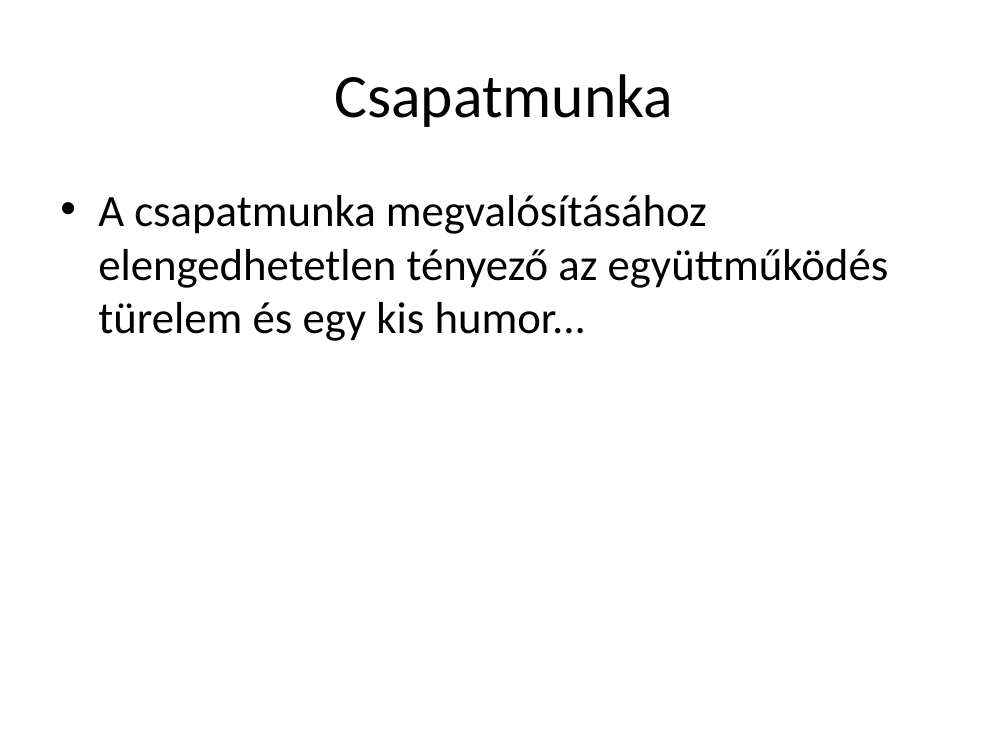
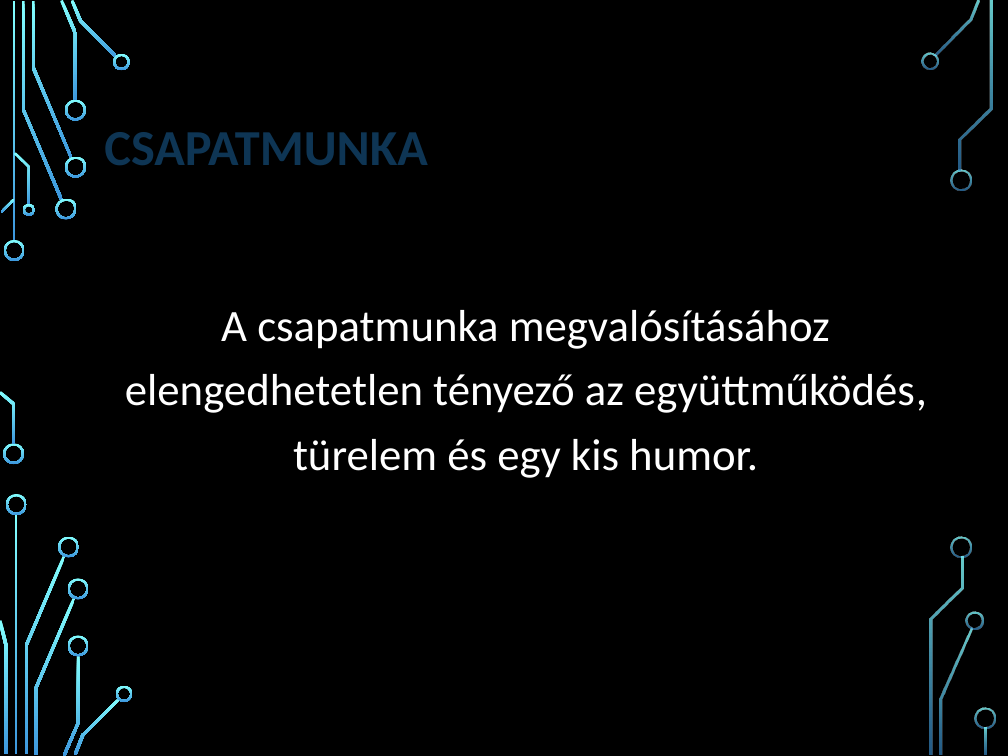
Before and after one commit to LocskaG/Uzemelteto_vizsgaremek_2024, a slide deck: slide 17 of BEMUTATÓ/Halozattervezesi_vizsgaremek_ppt.pptx. Drawn at 1008x756 pixels with LibreOffice and Linux fonts; fonts in the diff are those of the drawing; background and template pictures are left out. Boxes give left, top, right and bottom in pixels: in the first picture for what was removed or moved away, otherwise in the second. Text is boxed around its words. In the diff, an @@ line names an element or a change of style, - is before the commit and + after.

```diff
--- a/BEMUTATÓ/Halozattervezesi_vizsgaremek_ppt.pptx
+++ b/BEMUTATÓ/Halozattervezesi_vizsgaremek_ppt.pptx
@@ background #FFFFFF to picture (left out) @@
@@ title at [104,132,427,165]: text changed; size 44 to 36 pt; text colour #000000 to #0E3554; bold on @@
-Csapatmunka
+CSAPATMUNKA
@@ text "A csapatmunka megvalósításához elengedhetetlen tényező ..." at [125,310,927,478]: vertical alignment top to middle @@
@@ text at [125,310,927,478]: text changed; text colour #000000 to #FFFFFF @@
-• A csapatmunka megvalósításához elengedhetetlen tényező az együttműködés türelem és egy kis humor...
+A csapatmunka megvalósításához elengedhetetlen tényező az együttműködés, türelem és egy kis humor.
@@ group added at [0,0,995,756]: 33 freeform shapes, 3 rectangles @@
```
Also in this commit, not shown: 13 other slides changed, 4 slides added, 4 slides removed.
